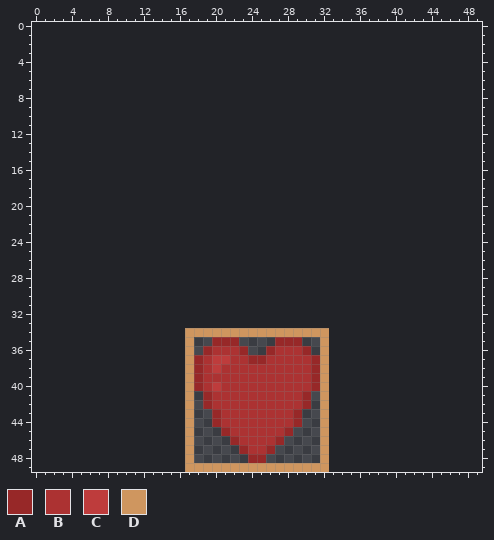
A pixel-art sprite gets an edit: die-bucht-von-javarrr/assets/sprites/Javarrr_booster_hp-up_002.png. That is the earlier state.
The file is 16x16 pixels. The old version is drawn lined up with the new one, on the new canvas.
Palette (. is transparent): A #972828  B #ac3232  C #be3c3c  D #cf965f
Pixels before (only the part around the change), first column x 0:
 0 ..................................................
 1 ..................................................
 2 ..................................................
 3 ..................................................
 4 ..................................................
 5 ..................................................
 6 ..................................................
 7 ..................................................
 8 ..................................................
 9 ..................................................
10 ..................................................
11 ..................................................
12 ..................................................
13 ..................................................
14 ..................................................
15 ..................................................
16 ..................................................
17 ..................................................
18 ..................................................
19 ..................................................
20 ..................................................
21 ..................................................
22 ..................................................
23 ..................................................
24 ..................................................
25 ..................................................
26 ..................................................
27 ..................................................
28 ..................................................
29 ..................................................
30 ..................................................
31 ..................................................
32 ..................................................
33 ..................................................
34 .................DDDDDDDDDDDDDDDD.................
35 .................D..AAA....AAA..D.................
36 .................D.ABBBA..ABBBA.D.................
37 .................DABCCBBAABBBBBAD.................
38 .................DABCBBBBBBBBBBAD.................
39 .................DABBBBBBBBBBBBAD.................
40 .................DABCBBBBBBBBBBAD.................
41 .................D.ABBBBBBBBBBA.D.................
42 .................D.ABBBBBBBBBBA.D.................
43 .................D..ABBBBBBBBA..D.................
44 .................D..ABBBBBBBBA..D.................
45 .................D...ABBBBBBA...D.................
46 .................D....ABBBBA....D.................
47 .................D.....ABBA.....D.................
48 .................D......AA......D.................
49 .................DDDDDDDDDDDDDDDD.................
The same view after the edit:
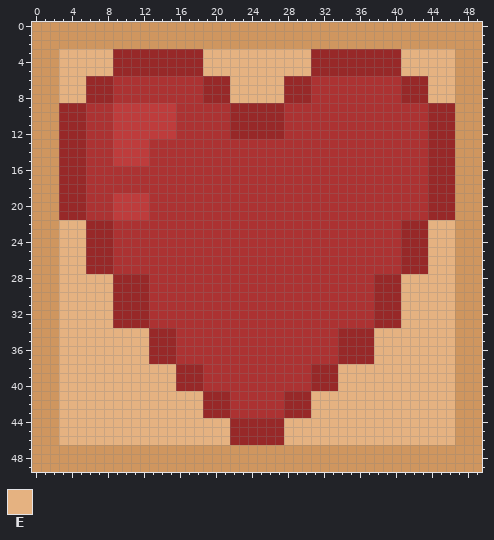
Colours new in this view: E #e5b281
The edit:
canvas 16x16 -> 50x50, the old top-left corner now at 17,34
There is now colour A in rows 3 to 5 at x 9 to 18 and 31 to 40; in rows 6 to 8 at x 6 to 8, 19 to 21, 28 to 30 and 41 to 43; in rows 9 to 12 at x 3 to 5, 22 to 27 and 44 to 46; in rows 13 to 21 at x 3 to 5 and 44 to 46; in rows 22 to 27 at x 6 to 8 and 41 to 43; in rows 28 to 33 at x 9 to 12 and 38 to 40.
There is now colour A in rows 34 to 37 at x 13 to 15 and 34 to 37; in rows 38 to 40 at x 16 and 33; in row 43 at x 19 and 30.
The edit turns colour B into colour A in rows 41 to 42 at x 20 to 21 and 28 to 29; in row 43 at x 21 and 28; in rows 44 to 45 at x 22 to 27; in row 46 at x 23 to 26.
The edit turns colour D into colour A in rows 38 to 40 at x 17 and 32.
There is now colour B in rows 6 to 8 at x 9 to 18 and 31 to 40; in rows 9 to 12 at x 6 to 8, 16 to 21 and 28 to 43; in rows 13 to 15 at x 6 to 8 and 13 to 43; in rows 16 to 18 at x 6 to 43; in rows 19 to 21 at x 6 to 8 and 13 to 43; in rows 22 to 27 at x 9 to 40.
There is now colour B in rows 28 to 33 at x 13 to 37; in row 34 at x 16 and 33; in row 35 at x 16, 18 to 19, 23 to 26, 30 to 31 and 33; in row 36 at x 16, 18, 24 to 25, 31 and 33; in row 37 at x 16 and 33.
The edit turns colour A into colour B in row 35 at x 20 to 22 and 27 to 29; in row 36 at x 19, 23, 26 and 30; in row 37 at x 18, 24 to 25 and 31.
The edit turns colour C into colour B in row 37 at x 20 to 21; in row 38 at x 20; in row 40 at x 20.
The edit turns colour D into colour B in row 34 at x 17 to 32; in rows 35 to 37 at x 17 and 32.
There is now colour C in rows 9 to 12 at x 9 to 15; in rows 13 to 15 at x 9 to 12; in rows 19 to 21 at x 9 to 12.
There is now colour D in rows 0 to 2 at x 0 to 49; in rows 3 to 46 at x 0 to 2 and 47 to 49; in row 47 at x 0 to 16, 18 to 22, 27 to 31 and 33 to 49; in row 48 at x 0 to 16, 18 to 23, 26 to 31 and 33 to 49; in row 49 at x 0 to 16 and 33 to 49.
The edit turns colour A into colour D in row 47 at x 23 and 26; in row 48 at x 24 to 25.
The edit turns colour B into colour D in row 47 at x 24 to 25.
There is now colour E in rows 3 to 5 at x 3 to 8, 19 to 30 and 41 to 46; in rows 6 to 8 at x 3 to 5, 22 to 27 and 44 to 46; in rows 22 to 27 at x 3 to 5 and 44 to 46; in rows 28 to 33 at x 3 to 8 and 41 to 46; in rows 34 to 37 at x 3 to 12 and 38 to 46; in rows 38 to 40 at x 3 to 15 and 34 to 46.
There is now colour E in rows 41 to 43 at x 3 to 16, 18, 31 and 33 to 46; in row 44 at x 3 to 16, 18 to 19, 30 to 31 and 33 to 46; in row 45 at x 3 to 16, 18 to 20, 29 to 31 and 33 to 46; in row 46 at x 3 to 16, 18 to 21, 28 to 31 and 33 to 46.
The edit turns colour A into colour E in row 44 at x 20 and 29; in row 45 at x 21 and 28.
The edit turns colour B into colour E in row 44 at x 21 and 28.
The edit turns colour D into colour E in rows 41 to 46 at x 17 and 32.
